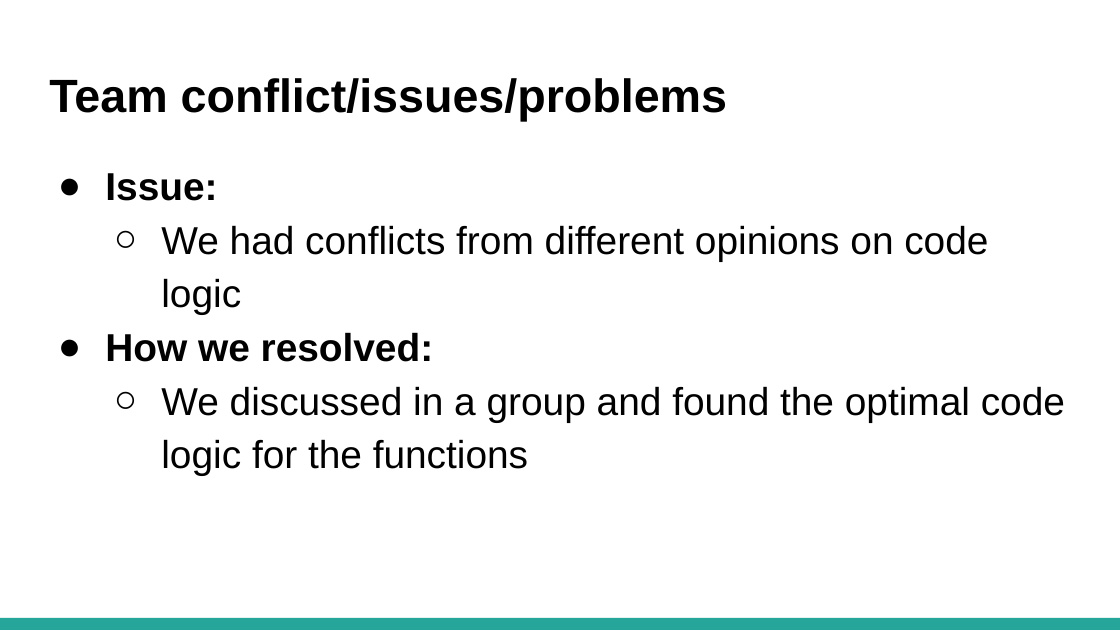
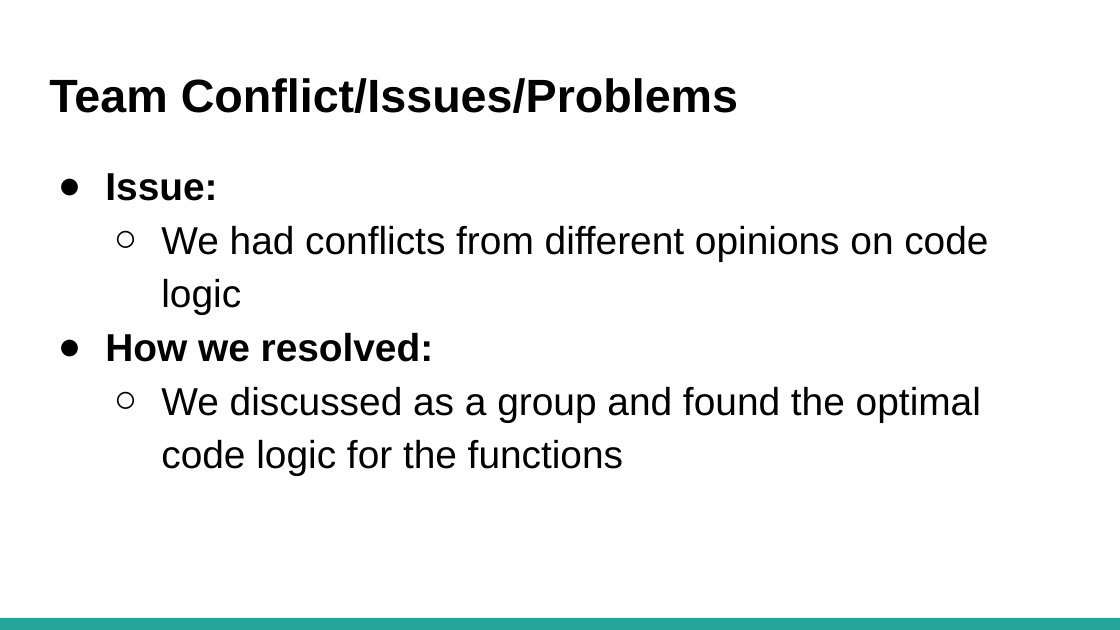
Before and after one commit to lameo/IS203_Project, a slide deck: slide 30 of presentations/SE_ Final Presentation.pptx. Drawn at 1120x630 pixels with LibreOffice and Linux fonts; fonts in the diff are those of the drawing. Boxes give left, top, right and bottom in pixels: in the first picture for what was removed or moved away, otherwise in the second. Text is boxed around its words. In the diff, an @@ line names an element or a change of style, - is before the commit and + after.

```diff
--- a/presentations/SE_ Final Presentation.pptx
+++ b/presentations/SE_ Final Presentation.pptx
@@ title at [49,78,738,113]: text changed @@
-Team conflict/issues/problems
+Team Conflict/Issues/Problems
@@ text at [161,386,981,475]: text changed @@
-  ○ We discussed in a group and found the optimal code logic for the functions
+  ○ We discussed as a group and found the optimal code logic for the functions
```
Also in this commit, not shown: 16 other slides changed.
